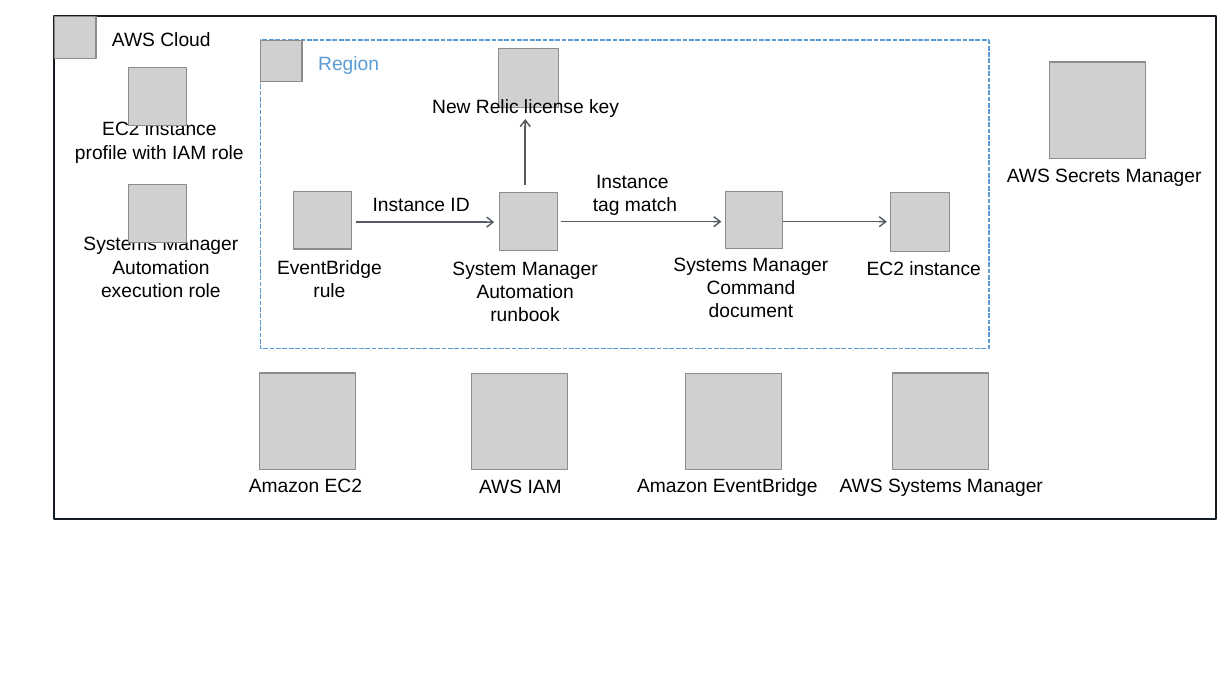
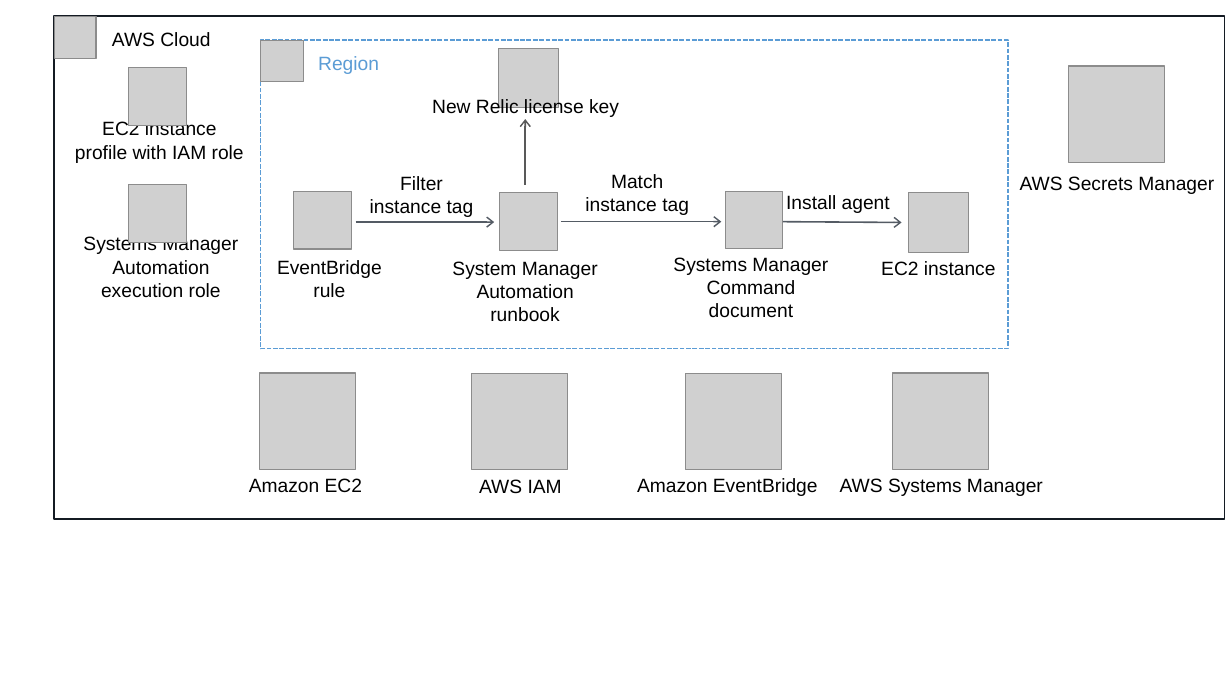
Before and after one commit to aws-quickstart/quickstart-new-relic-tdp, a slide deck: slide 1 of docs/images/new-relic-architecture-diagram.pptx. Drawn at 1232x693 pixels with LibreOffice and Linux fonts; fonts in the diff are those of the drawing; grey boxes stand for pictures. Boxes give left, top, right and bottom in pixels: in the first picture for what was removed or moved away, otherwise in the second. Text is boxed around its words. In the diff, an @@ line names an element or a change of style, - is before the commit and + after.

```diff
--- a/docs/images/new-relic-architecture-diagram.pptx
+++ b/docs/images/new-relic-architecture-diagram.pptx
@@ rectangle "AWS Cloud": place and size @@
-rectangle "AWS Cloud" at [54, 16, 1216, 520]
+rectangle "AWS Cloud" at [54, 16, 1224, 520]
@@ rectangle "Region": place and size @@
-rectangle "Region" at [260, 40, 988, 349]
+rectangle "Region" at [260, 40, 1007, 349]
@@ picture: place and size @@
-picture at [1050, 62, 1145, 158]
+picture at [1068, 66, 1164, 162]
@@ text at [370, 176, 474, 217]: text changed @@
-Instance ID
+Filter instance tag
@@ text at [585, 174, 689, 215]: text changed @@
-Instance
-tag match
+Match instance tag
@@ text "AWS Secrets Manager": place and size @@
-text "AWS Secrets Manager" at [1007, 168, 1202, 186]
+text "AWS Secrets Manager" at [1020, 176, 1214, 194]
@@ text added at [786, 195, 890, 213], 12 pt, text #000000 @@
+Install agent
@@ picture: place and size @@
-picture at [890, 193, 949, 252]
+picture at [909, 193, 968, 252]
@@ arrow moved from (783, 222) - (887, 222) to (783, 222) - (902, 223) @@
@@ text "EC2 instance": place and size @@
-text "EC2 instance" at [867, 261, 981, 276]
+text "EC2 instance" at [881, 261, 996, 276]
```
Also in this commit, not shown: 11 other files.
